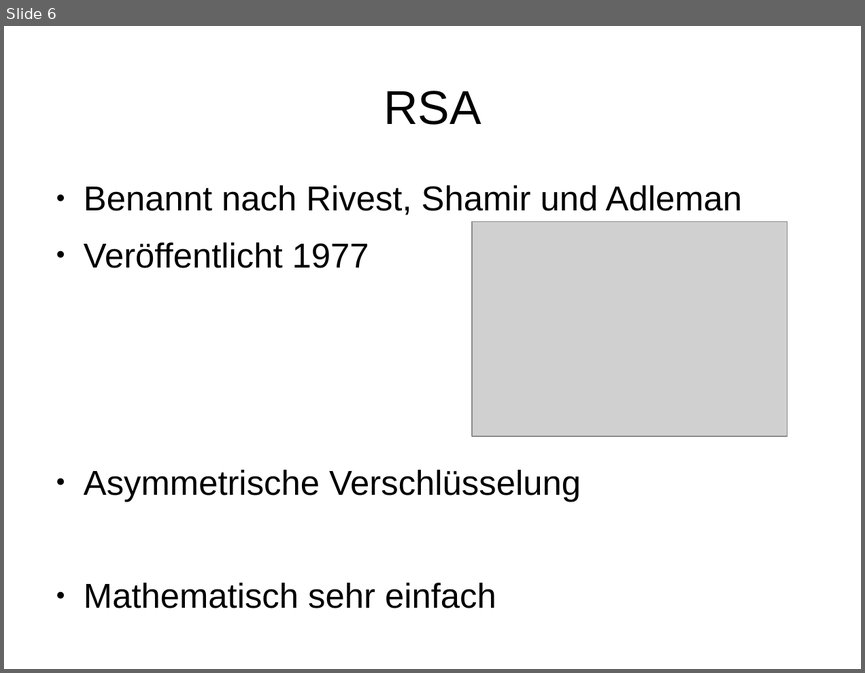
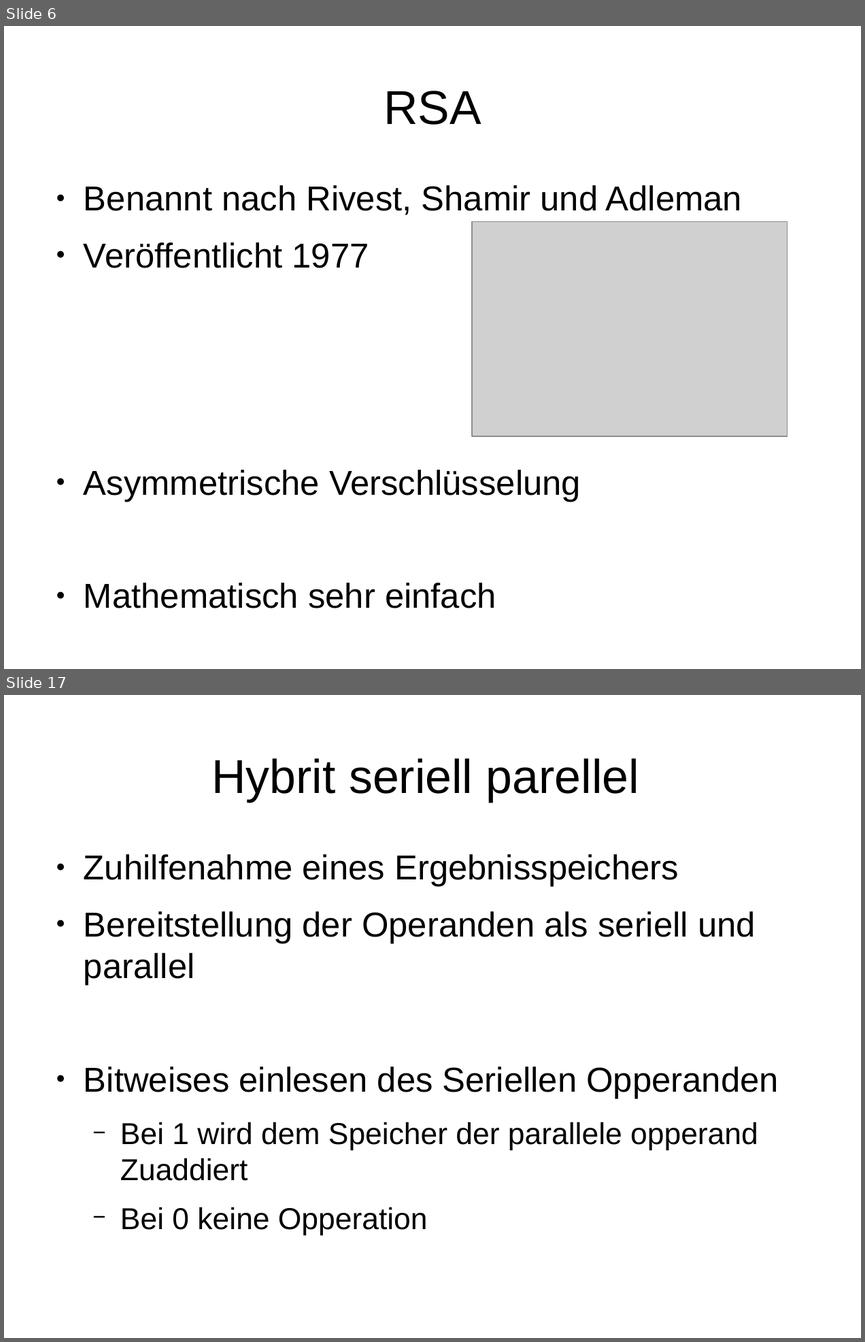
Before and after one commit to stadler-tom/schreibzeug, a slide deck: Presentation/Hauptseminar_RSA.odp. Shown one above the other, each under a label of ours: slide 6 before the commit, slides 6 and 17 after it; the slides between them are not shown. The pictures are 865x673 and 865x1342 pixels, drawn with LibreOffice and Linux fonts; fonts in the diff are those of the drawing; grey boxes stand for pictures. Boxes give left, top, right and bottom in pixels: in the first picture for what was removed or moved away, otherwise in the second. Text is boxed around its words. In the diff, an @@ line names an element or a change of style, - is before the commit and + after.

Commit message:
bis folie 17

```diff
--- a/Presentation/Hauptseminar_RSA.odp
+++ b/Presentation/Hauptseminar_RSA.odp
@@ slide 17 added at [4, 695, 861, 1338], background #FFFFFF @@
@@ title added at [212, 758, 639, 802], 44 pt, text #000000 @@
+Hybrit seriell parellel
@@ text added at [84, 854, 778, 1235], 32 pt, text #000000 @@
+● Zuhilfenahme eines Ergebnisspeichers
+● Bereitstellung der Operanden als seriell und parallel
+● Bitweises einlesen des Seriellen Opperanden
+  − Bei 1 wird dem Speicher der parallele opperand Zuaddiert
+  − Bei 0 keine Opperation
```
Also in this commit, not shown: 2 slides changed, 11 other slides added, 3 slides removed, 1 other file.
